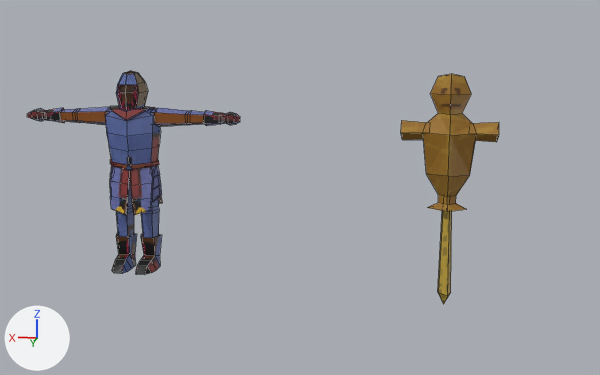
Renders of the Blender file ArtWorkplace/Blender/swordsman.blend from each side of a commit.
One viewpoint serves both versions: a 50 mm camera at (0.13, 7.63, 2.38) aimed at (1.37, 0.01, 0.85). Arrows for +X, +Y and +Z are at lower left; the lights stay in place. Mesh edges are drawn as thin lines.

Names of what the first picture shows: 'Body', 'TrainingDummy', 'TrainingDummy.001'.
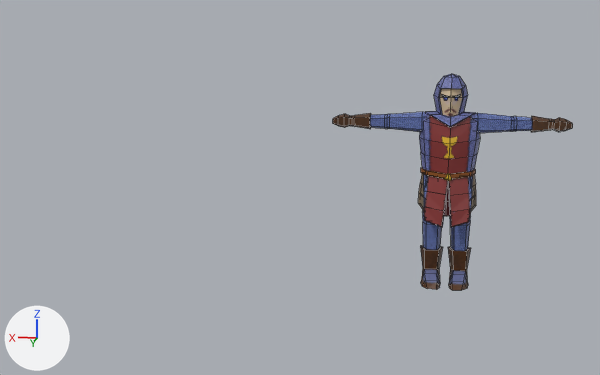
The change, as a diff of the scene's bpy script:
```diff
--- a/ArtWorkplace/Blender/swordsman.blend.py
+++ b/ArtWorkplace/Blender/swordsman.blend.py
@@ me_cylinder @@
 # used by ob_body; location = (3.0, 0.0, 0.0)
-me_cylinder.from_pydata(...)  # 274 vertices, 258 faces; spans x -1.06..0.0, y -0.17..0.28, z 0.0..1.93
+me_cylinder.from_pydata(...)  # 294 vertices, 273 faces; spans x -1.06..0.0, y -0.17..0.28, z 0.0..1.93
+# me_cylinder part 1
+# 1 face is deleted
+# 20 vertices are added at x -0.1..0.0, y 0.1..0.17, z 1.71..1.81
+# 16 new faces join them
+# me_cylinder part 2: 257 kept faces spanning x -1.06..0.0, y -0.17..0.28, z 0.0..1.93 get new texture (UV) coordinates
 me_cylinder.materials.append(mat_material_001)
@@ ob_body @@
 ob_body = bpy.data.objects.new('Body', me_cylinder)
-ob_body.location = (3.0, 0.0, 0.0)
+ob_body.location = (0.0, 0.0, 0.0)
 _m = ob_body.modifiers.new('Mirror', 'MIRROR')
@@ ob_trainingdummy @@
 ob_trainingdummy.location = (0.0, 0.0, 1.123)
+ob_trainingdummy.hide_set(True)
@@ ob_trainingdummy_001 @@
 ob_trainingdummy_001.location = (0.0, 0.0, 1.123)
+ob_trainingdummy_001.hide_set(True)
```

Changed parts and their boxes [x1, y1, x2, y2] in the pictures (600 x 375 px):
'Body', reshaped, moved (13% wider): before [27, 71, 240, 275]; after [333, 74, 573, 290]
'TrainingDummy', hidden (brown): before [401, 74, 499, 212]
'TrainingDummy.001', hidden (yellow): before [438, 211, 452, 304]
part 1 of me_cylinder, built on: before [118, 84, 138, 93]; after [440, 89, 463, 100]
part 2 of me_cylinder, surface changed: before [27, 71, 240, 275]; after [333, 74, 573, 290]
